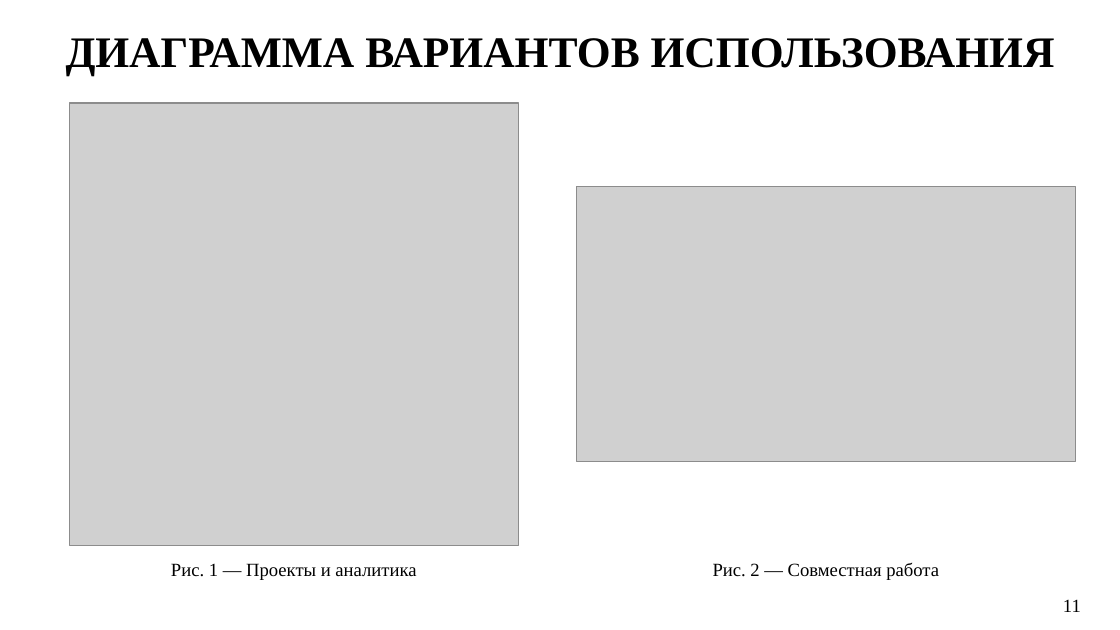
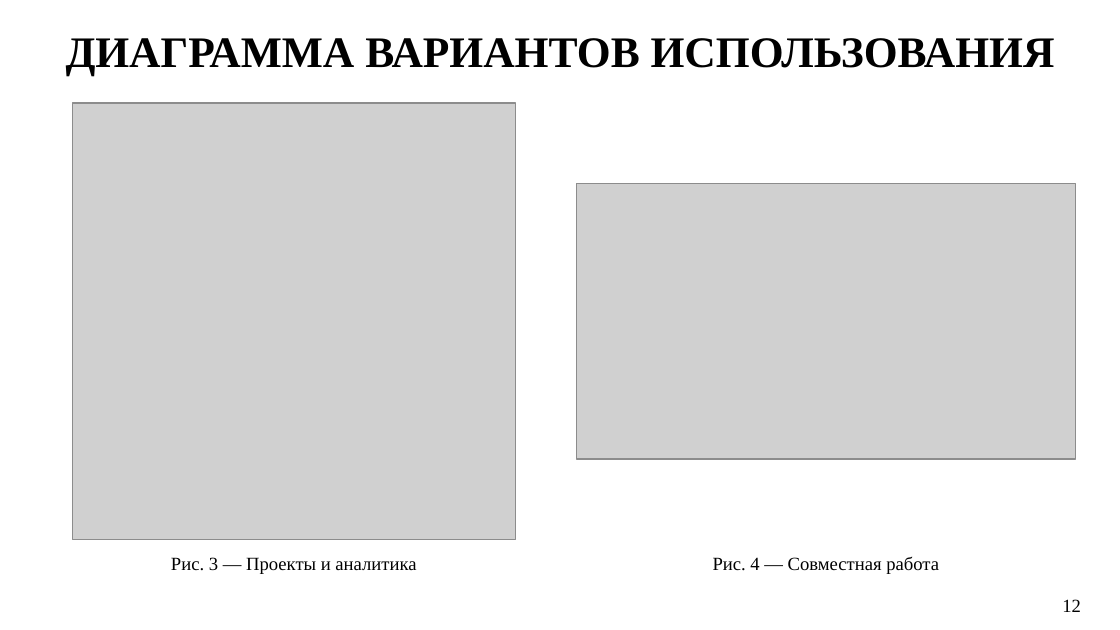
Before and after one commit to Be4Die/game-developer-hub, a slide deck: slide 12 of docs/Презентация_ВКР_Предзащита.pptx (slide 11 before the commit). Drawn at 1120x630 pixels with LibreOffice and Linux fonts; fonts in the diff are those of the drawing; grey boxes stand for pictures. Boxes give left, top, right and bottom in pixels: in the first picture for what was removed or moved away, otherwise in the second. Text is boxed around its words. In the diff, an @@ line names an element or a change of style, - is before the commit and + after.

```diff
--- a/docs/Презентация_ВКР_Предзащита.pptx
+++ b/docs/Презентация_ВКР_Предзащита.pptx
@@ picture resized from (x1=69, y1=103, x2=519, y2=545) to (x1=73, y1=103, x2=516, y2=540) @@
@@ picture moved from (x1=577, y1=187, x2=1075, y2=463) to (x1=577, y1=184, x2=1075, y2=459) @@
@@ text at (x1=171, y1=557, x2=416, y2=574): text changed @@
-Рис. 1 — Проекты и аналитика
+Рис. 3 — Проекты и аналитика
@@ text at (x1=713, y1=557, x2=939, y2=574): text changed @@
-Рис. 2 — Совместная работа
+Рис. 4 — Совместная работа
@@ page number at (x1=1062, y1=599, x2=1081, y2=612): text changed @@
-11
+12
```
Also in this commit, not shown: 3 other slides changed, 1 slide added, 7 other files.
